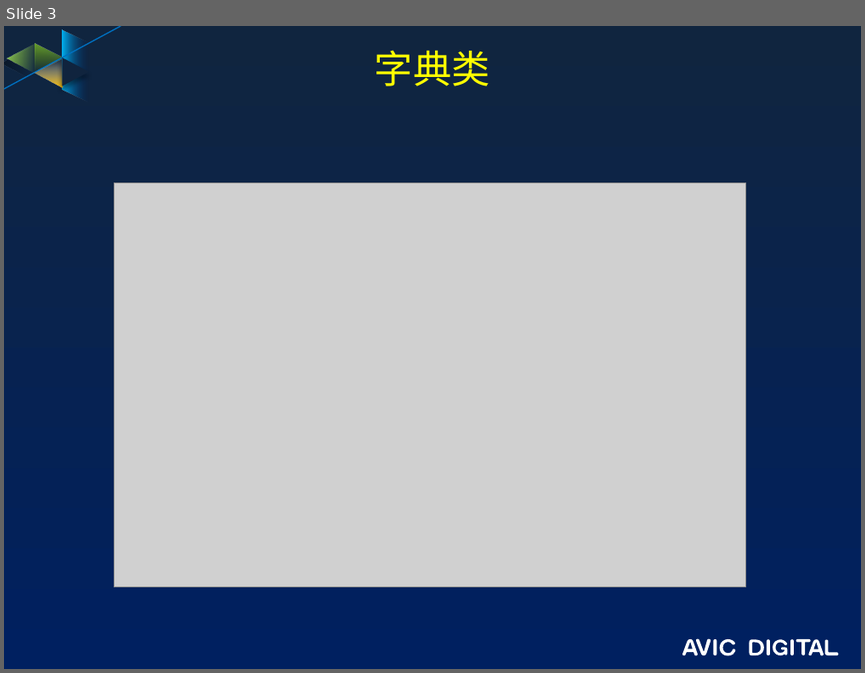
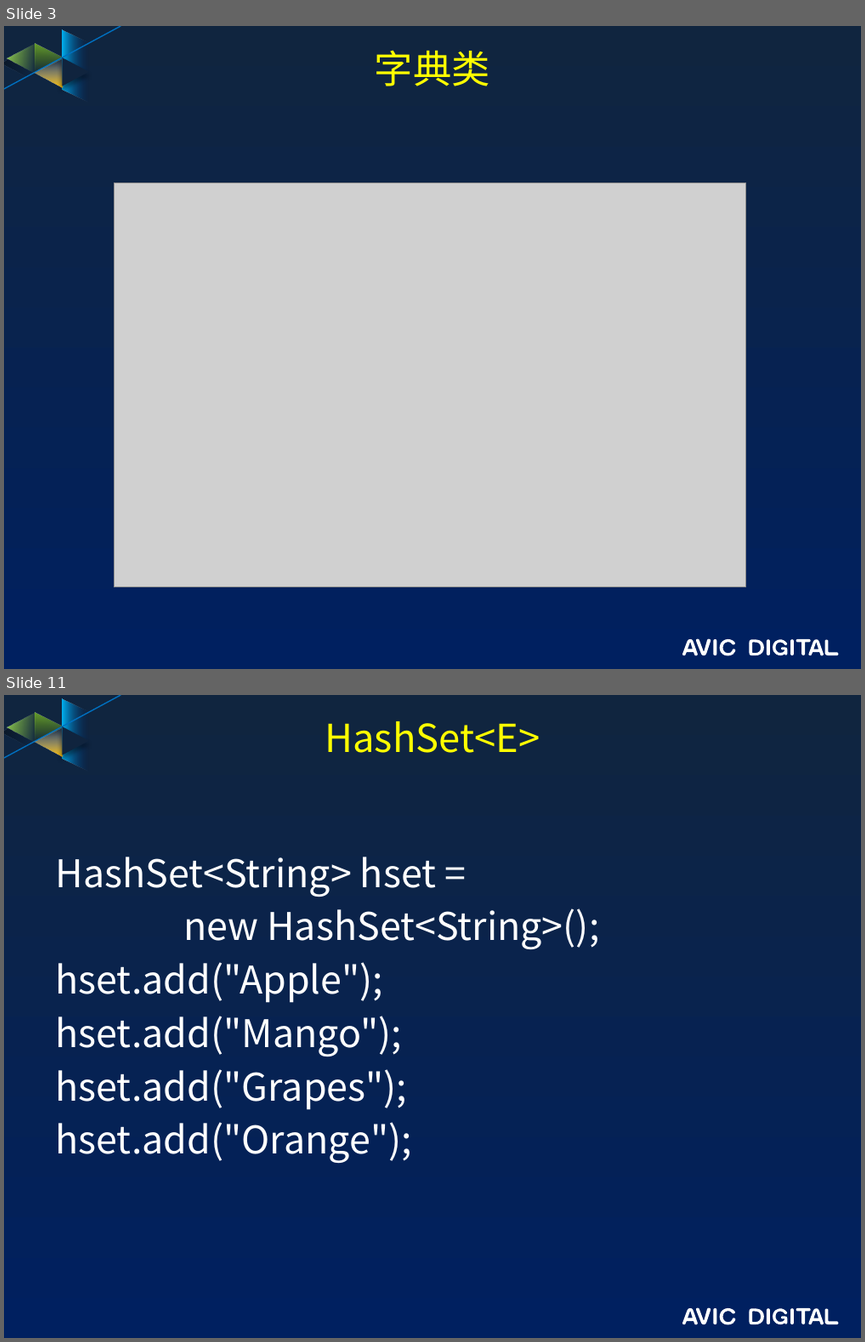
Before and after one commit to guofengzh/java-way, a slide deck: java/docs/08-java-集合类.pptx. Shown one above the other, each under a label of ours: slide 3 before the commit, slides 3 and 11 after it; the slides between them are not shown. The pictures are 865x673 and 865x1342 pixels, drawn with LibreOffice and Linux fonts; fonts in the diff are those of the drawing; grey boxes stand for pictures; background and template pictures are left out. Boxes give left, top, right and bottom in pixels: in the first picture for what was removed or moved away, otherwise in the second. Text is boxed around its words. In the diff, an @@ line names an element or a change of style, - is before the commit and + after.

```diff
--- a/java/docs/08-java-集合类.pptx
+++ b/java/docs/08-java-集合类.pptx
@@ slide 11 added at box(4, 695, 861, 1338), background gradient #10253F to #002060; not listed: 17 template elements that a slide beside it also shows @@
@@ title added at box(324, 721, 540, 753), 32.4 pt, text #FFFF00 @@
+HashSet<E>
@@ text added at box(55, 857, 599, 1163), 32 pt, text #FFFFFF @@
+HashSet<String> hset =
+new HashSet<String>();
+hset.add("Apple");
+hset.add("Mango");
+hset.add("Grapes");
+hset.add("Orange");
```
Also in this commit, not shown: 12 other slides added, 1 slide removed.
